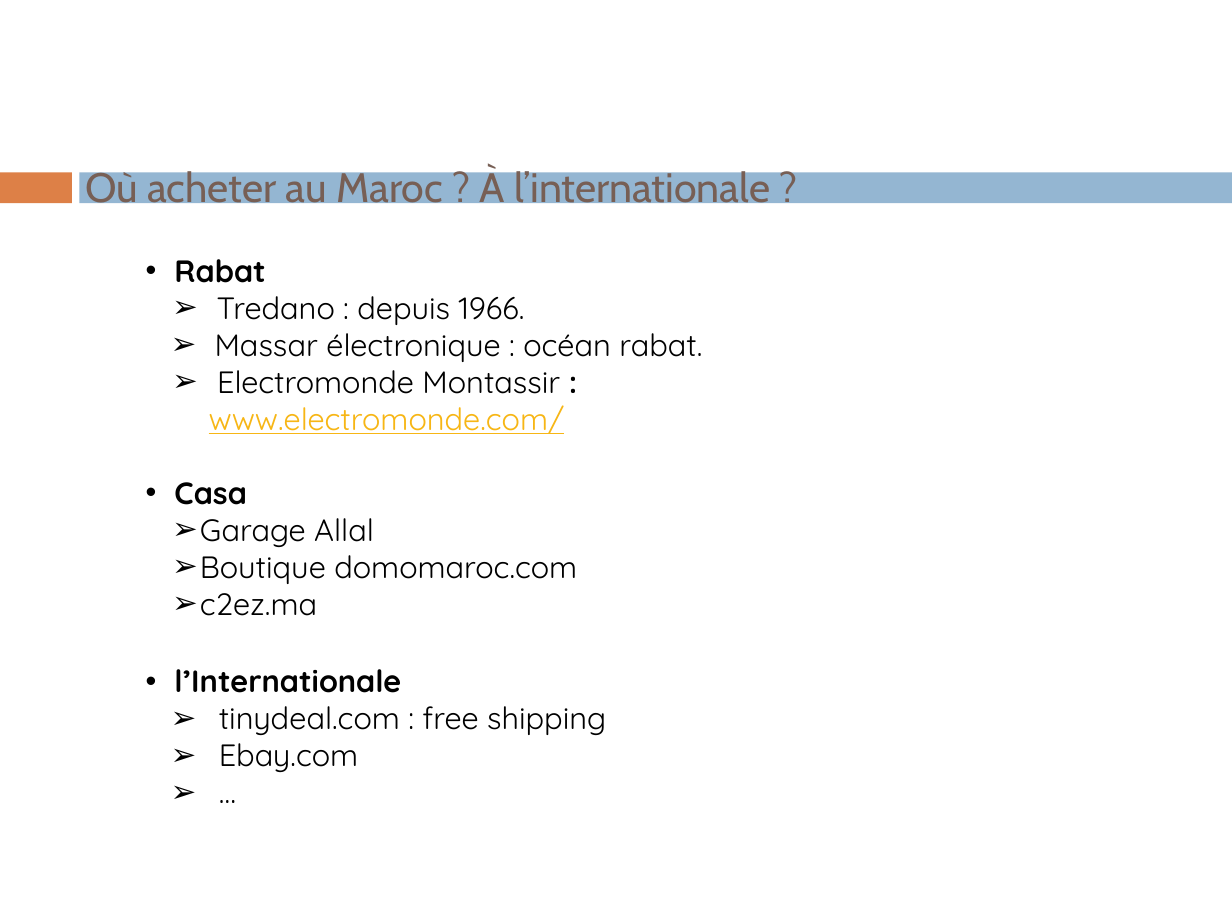
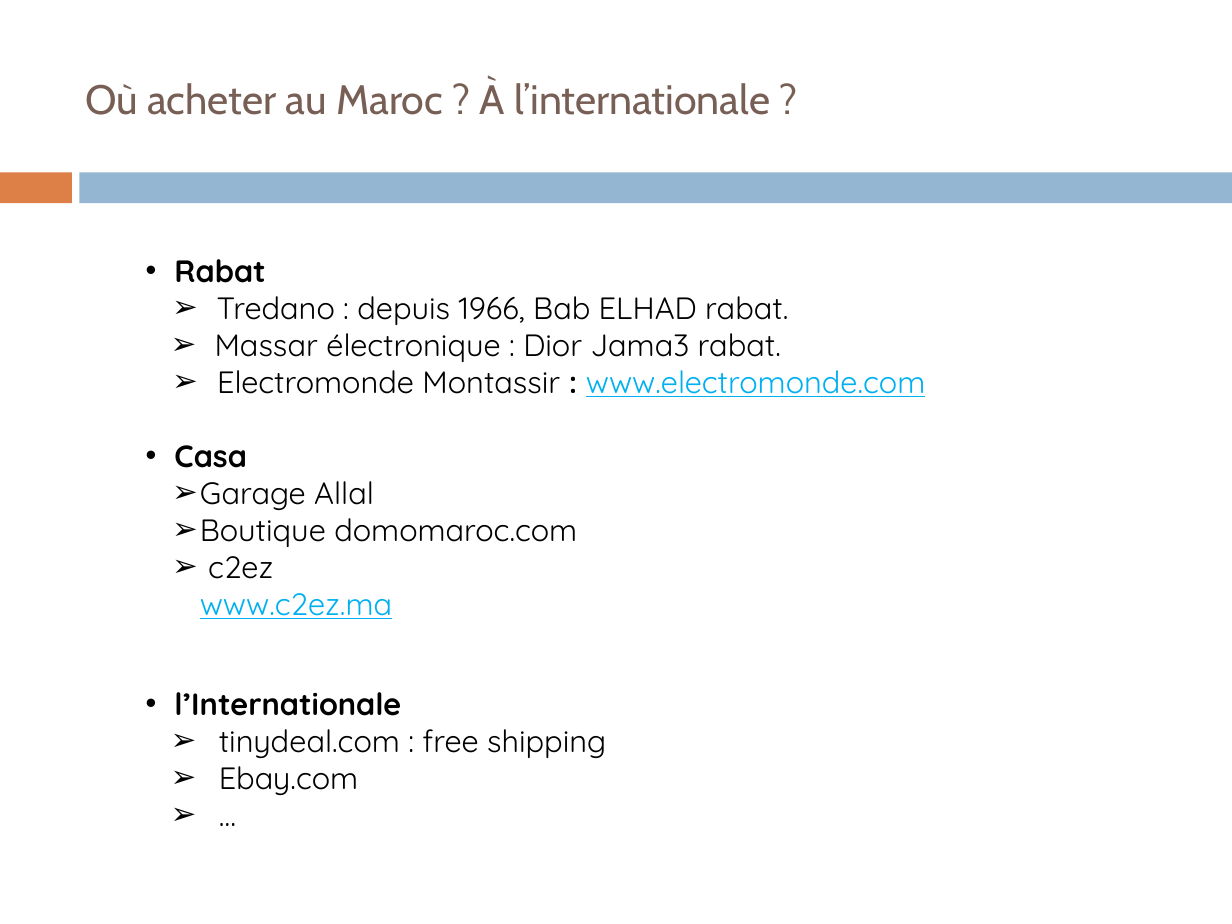
Before and after one commit to anouarattn/DIY-IoT-PresentationEnset-17-11-2014, a slide deck: slide 22 of IoT-VersionFinal-ELHAYDOUNI_Othman (2).pptx (slide 19 before the commit). Drawn at 1232x924 pixels with LibreOffice and Linux fonts; fonts in the diff are those of the drawing. Boxes give left, top, right and bottom in pixels: in the first picture for what was removed or moved away, otherwise in the second. Text is boxed around its words. In the diff, an @@ line names an element or a change of style, - is before the commit and + after.

```diff
--- a/IoT-VersionFinal-ELHAYDOUNI_Othman (2).pptx
+++ b/IoT-VersionFinal-ELHAYDOUNI_Othman (2).pptx
@@ title "Où acheter au Maroc ? ..." rewrapped from <box>85,168,770,212</box> to <box>85,80,770,115</box> @@
@@ text at <box>215,296,925,397</box>: text changed @@
-➢ Tredano : depuis 1966.
-➢ Massar électronique : océan rabat.
-➢ Electromonde Montassir : www.electromonde.com/
+➢ Tredano : depuis 1966, Bab ELHAD rabat.
+➢ Massar électronique : Dior Jama3 rabat.
+➢ Electromonde Montassir : www.electromonde.com
@@ text at <box>200,556,392,619</box>: text changed; text colour #000000 to #00B0F0 @@
-➢ c2ez.ma
+➢ c2ez
+  www.c2ez.ma
@@ text "l’Internationale": place and size @@
-text "l’Internationale" at <box>174,669,606,772</box>
+text "l’Internationale" at <box>174,692,606,795</box>
```
Also in this commit, not shown: 17 other slides changed, 5 slides added, 2 slides removed.
